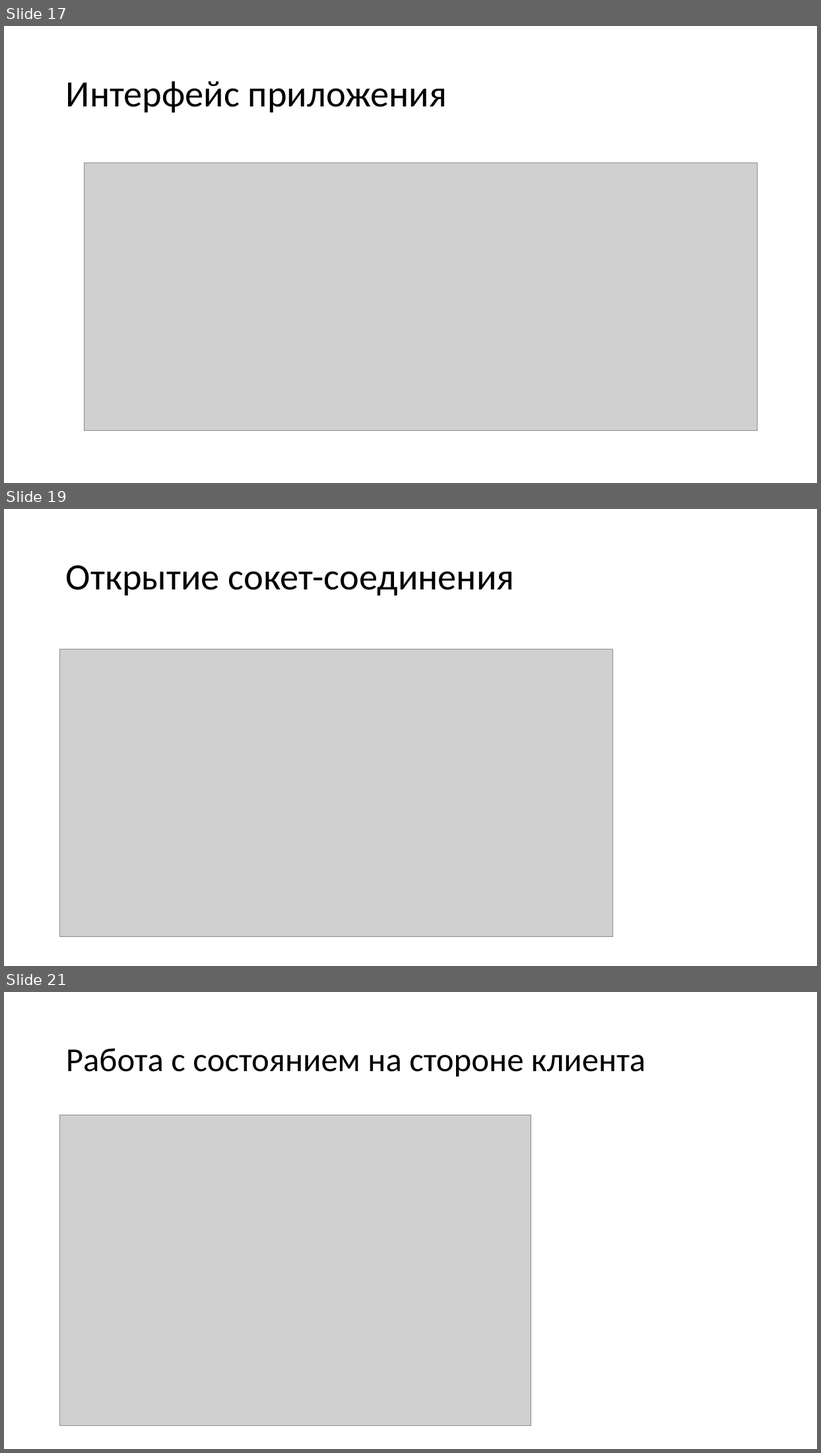
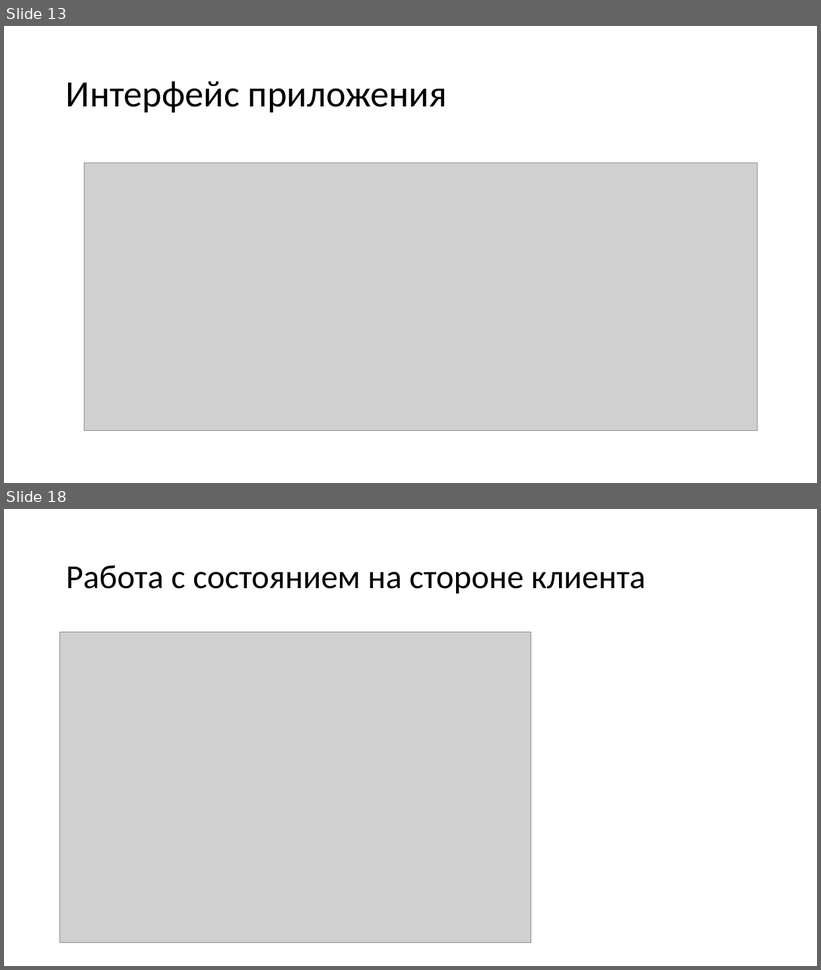
Before and after one commit to vladstarikov88/diploma, a slide deck: presentation.pptx. Shown one above the other, each under a label of ours: slides 17, 19 and 21 before the commit, slides 13 and 18 after it; the slides between them are not shown. The pictures are 821x1453 and 821x970 pixels, drawn with LibreOffice and Linux fonts; fonts in the diff are those of the drawing; grey boxes stand for pictures. Boxes give left, top, right and bottom in pixels: in the first picture for what was removed or moved away, otherwise in the second. Text is boxed around its words. In the diff, an @@ line names an element or a change of style, - is before the commit and + after.

```diff
--- a/presentation.pptx
+++ b/presentation.pptx
@@ slide 19 removed at [4,509,817,966], background #FFFFFF @@
@@ title removed at [66,565,515,596] @@
-Открытие сокет-соединения
@@ picture removed at [60,650,613,937] @@
@@ what was slide 17 is now slide 13 @@
@@ what was slide 21 is now slide 18 @@
```
Also in this commit, not shown: 2 slides changed, 6 slides added, 7 other slides removed, 2 other files.
